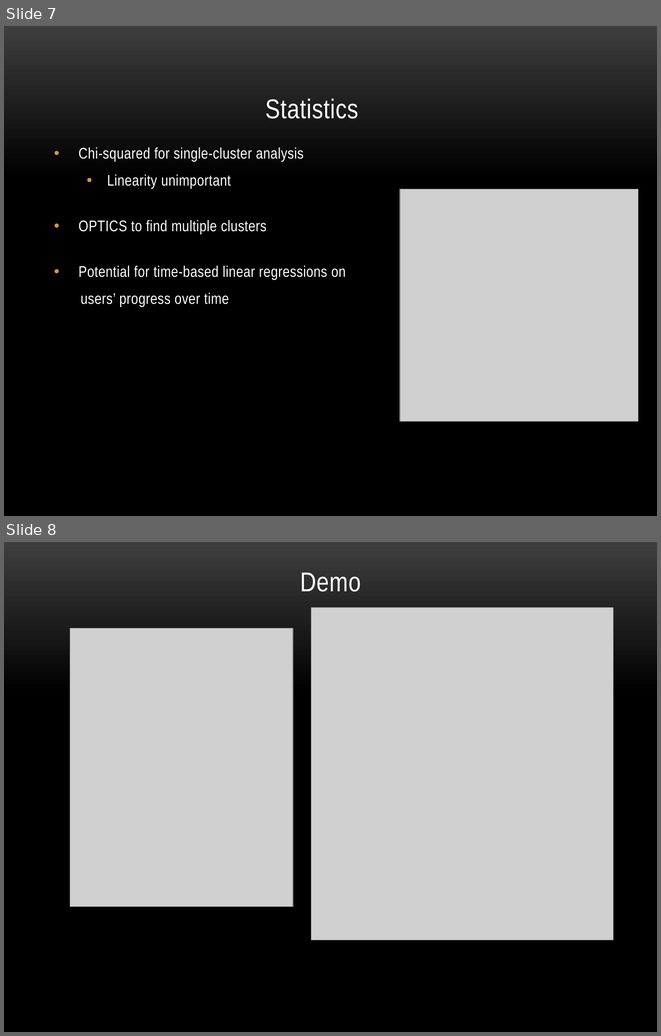
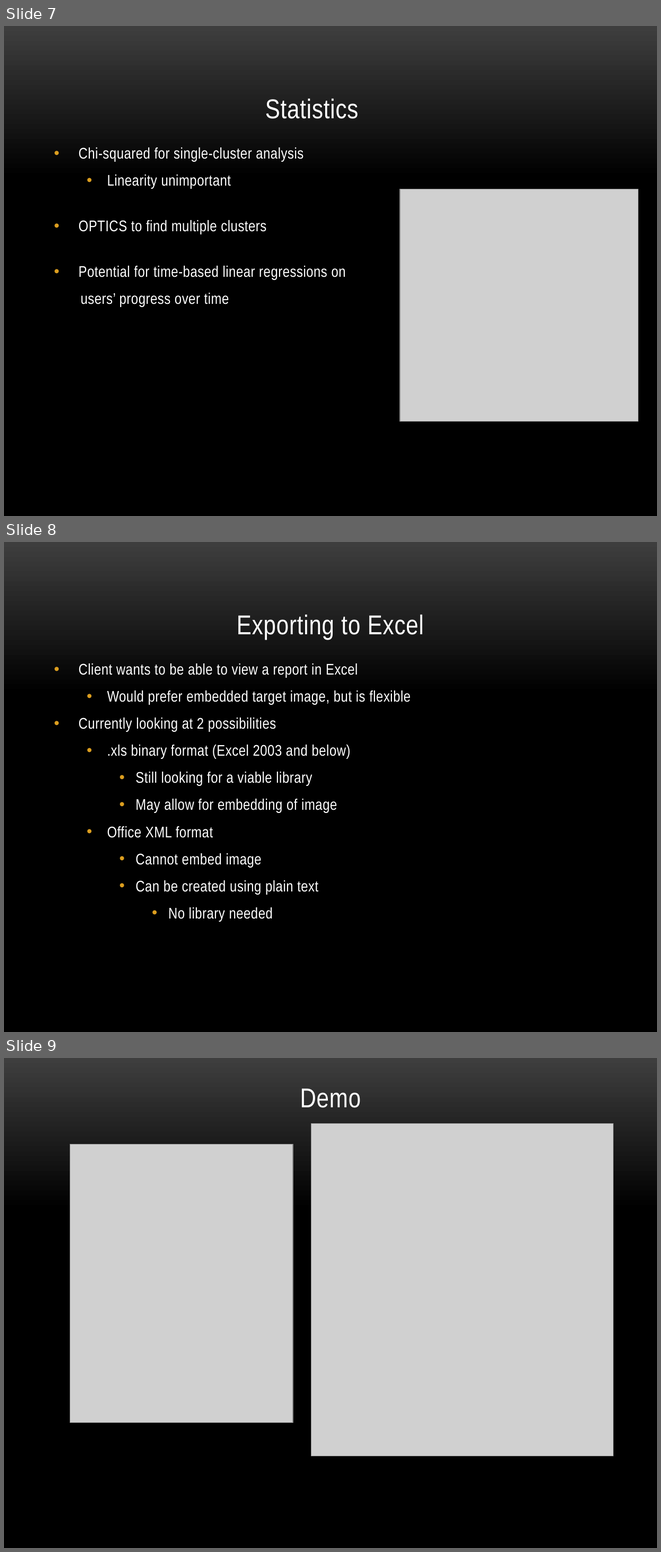
Before and after one commit to siegleal/iSanta, a slide deck: doc/winter_quarter_presentation.pptx. Shown one above the other, each under a label of ours: slides 7 and 8 before the commit, slides 7, 8 and 9 after it. The pictures are 661x1036 and 661x1552 pixels, drawn with LibreOffice and Linux fonts; fonts in the diff are those of the drawing; grey boxes stand for pictures; background and template pictures are left out. Boxes give left, top, right and bottom in pixels: in the first picture for what was removed or moved away, otherwise in the second. Text is boxed around its words. In the diff, an @@ line names an element or a change of style, - is before the commit and + after.

Commit message:
Made my changes to the powerpoint presentation Added: -Excel slide --Placed after algorithm slides

```diff
--- a/doc/winter_quarter_presentation.pptx
+++ b/doc/winter_quarter_presentation.pptx
@@ slide 8 added at (4, 542, 657, 1032), background picture (left out) @@
@@ title added at (237, 614, 424, 640), 30 pt, text #FFFFFF @@
+Exporting to Excel
@@ text added at (79, 663, 411, 921), 17 pt, text #FFFFFF @@
+• Client wants to be able to view a report in Excel
+  • Would prefer embedded target image, but is flexible
+• Currently looking at 2 possibilities
+  • .xls binary format (Excel 2003 and below)
+    • Still looking for a viable library
+    • May allow for embedding of image
+  • Office XML format
+    • Cannot embed image
+    • Can be created using plain text
+      • No library needed
@@ what was slide 8 is now slide 9 @@
```
